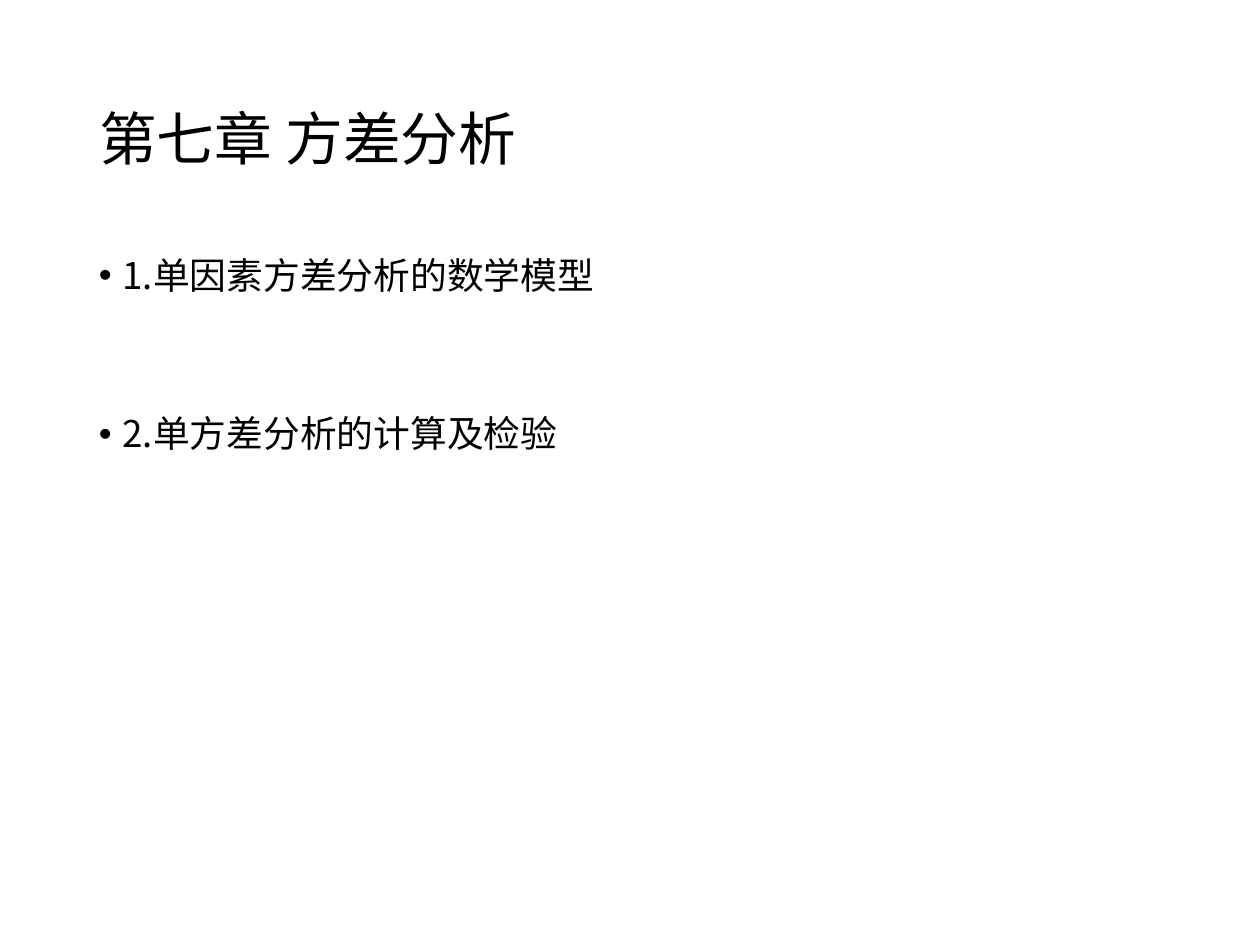
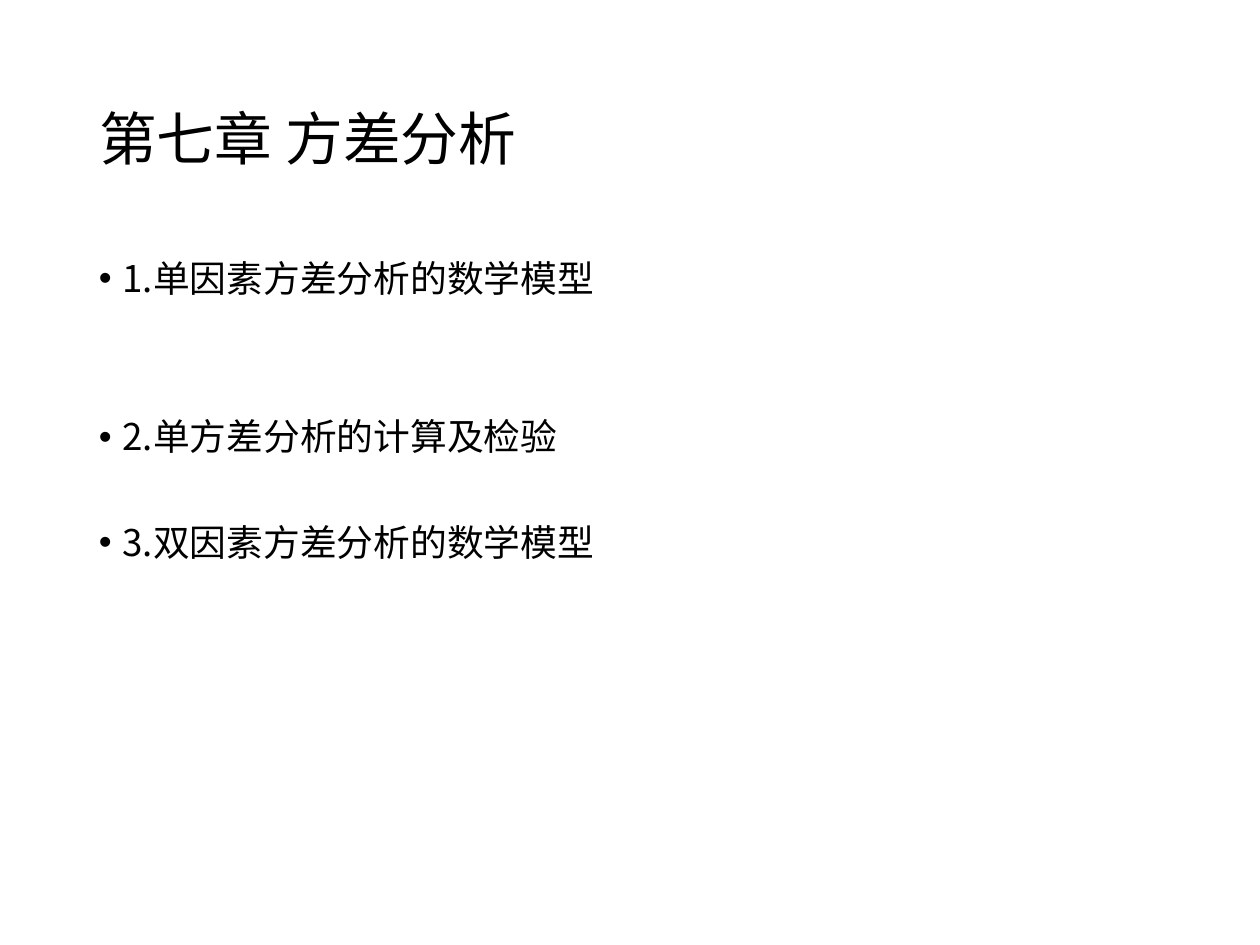
Before and after one commit to shfkuang/shfkuang.github.io, a slide deck: slide 10 of sc2019/scfuxi.ppt (slide 9 before the commit). Drawn at 1260x945 pixels with LibreOffice and Linux fonts; fonts in the diff are those of the drawing. Boxes give left, top, right and bottom in pixels: in the first picture for what was removed or moved away, otherwise in the second. Text is boxed around its words. In the diff, an @@ line names an element or a change of style, - is before the commit and + after.

```diff
--- a/sc2019/scfuxi.ppt
+++ b/sc2019/scfuxi.ppt
@@ text at [123,525,595,559]: paragraph added @@
+• 3.双因素方差分析的数学模型
```
Also in this commit, not shown: 1 slide added, 1 other file.
